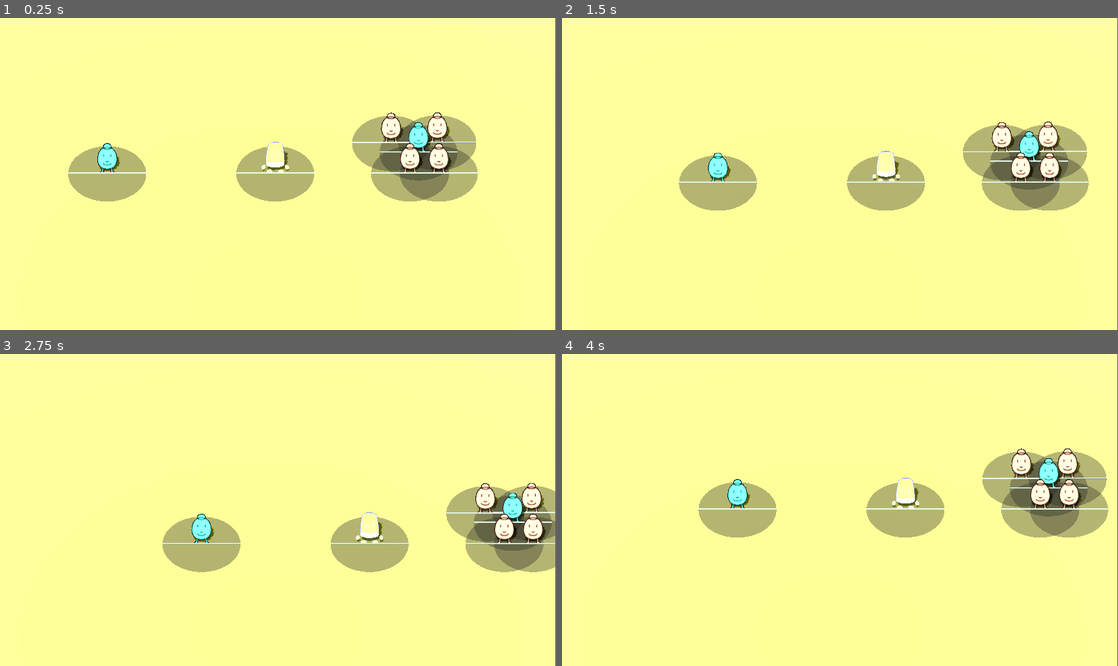
Above: before the commit, frames 1-4 (two rows, left to right).
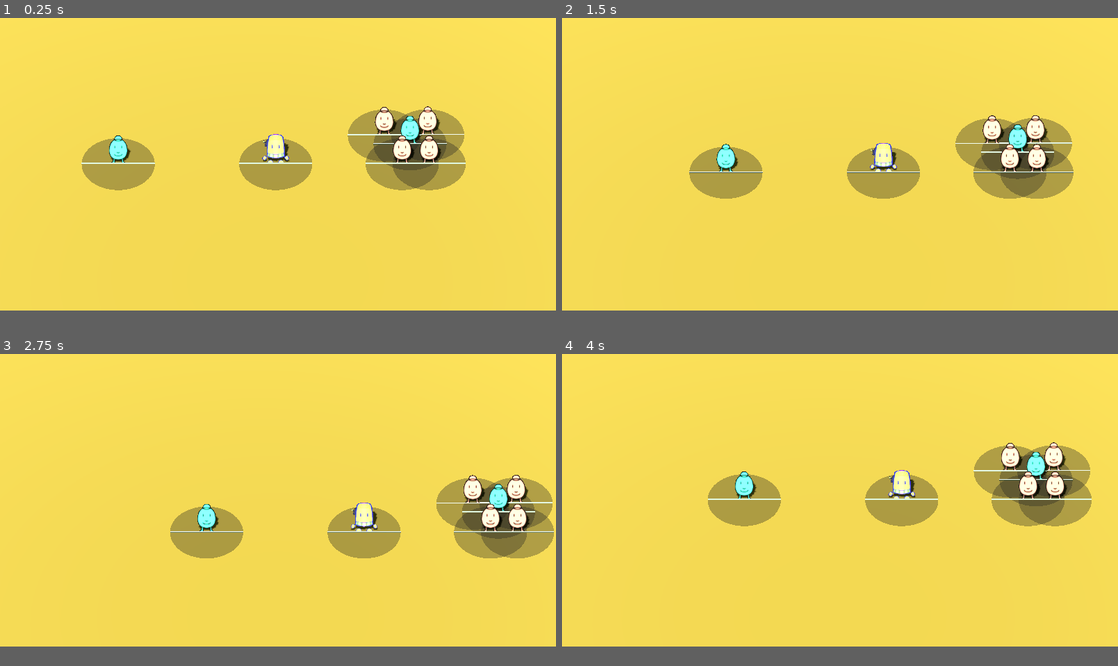
Above: after the commit, the same moments.

Repository: Rachel-Sherrick/TowerDefense
Game: Godot game, scene res://main.tscn
Same seed, same stepped clock (60 frames per second), same inputs: the game is played once before the commit and once after it.
Inputs (mouse positions are in pixels of both pictures, inside the frame that each line leads up to):
- Up to frame 1 (0.25 s): no input
- Up to frame 2 (1.5 s): tap Enter (ui_accept) at 0.5, 0.77 s; move the mouse to (962, 158) at 0.52 s; hold Right (ui_right) 0.53-1.28 s; click (962, 158) at 0.67 s; move the mouse to (728, 189) at 1.27 s; hold Down (ui_down) from 1.28 s (still down)
- Up to frame 3 (2.75 s): tap Enter (ui_accept) at 1.52 s; move the mouse to (333, 441) at 2.02 s; release Down (ui_down) at 2.03 s; hold Right (ui_right) from 2.03 s (still down)
- Up to frame 4 (4 s): move the mouse to (812, 572) at 2.77 s; release Right (ui_right) at 2.78 s; hold Up (ui_up) 2.78-3.53 s; click (812, 572) at 2.92 s; tap Enter (ui_accept) at 3.02, 3.77 s; move the mouse to (1006, 556) at 3.52 s; hold Left (ui_left) from 3.53 s (still down)
In our replay, the window is 799x449 before the commit and 800x421 after it. These sizes can differ from the game's own. Grey fills any space a smaller window leaves; there, only what the larger window draws over its background counts as a difference.

The runs differ from the first frame. In frame 1, 93% of the frame differs, in the area x 0-100%, y 0-94%; in frame 2, 93%; in frame 3, 93%; in frame 4, 93%.

Commit message:
sprite updates

Diff:
--- a/main.tscn
+++ b/main.tscn
@@ -5,7 +5,7 @@
 [ext_resource type="PackedScene" uid="uid://bmslpuj4gik5" path="res://tower.tscn" id="3_h2yge"]
 
 [sub_resource type="StandardMaterial3D" id="StandardMaterial3D_0xm2m"]
-albedo_color = Color(0.9690177, 0.78790724, 0.3537356, 1)
+albedo_color = Color(0.56590307, 0.45444906, 0.19438995, 1)
 
 [sub_resource type="BoxMesh" id="BoxMesh_7dm0k"]
 material = SubResource("StandardMaterial3D_0xm2m")
--- a/project.godot
+++ b/project.godot
@@ -19,6 +19,11 @@
 config/features=PackedStringArray("4.6", "Forward Plus")
 config/icon="res://icon.svg"
 
+[display]
+
+window/size/viewport_width=1366
+window/size/viewport_height=720
+
 [layer_names]
 
 3d_physics/layer_1="World"
Binary file changed: sprites/towers/thimble/testthim.png
